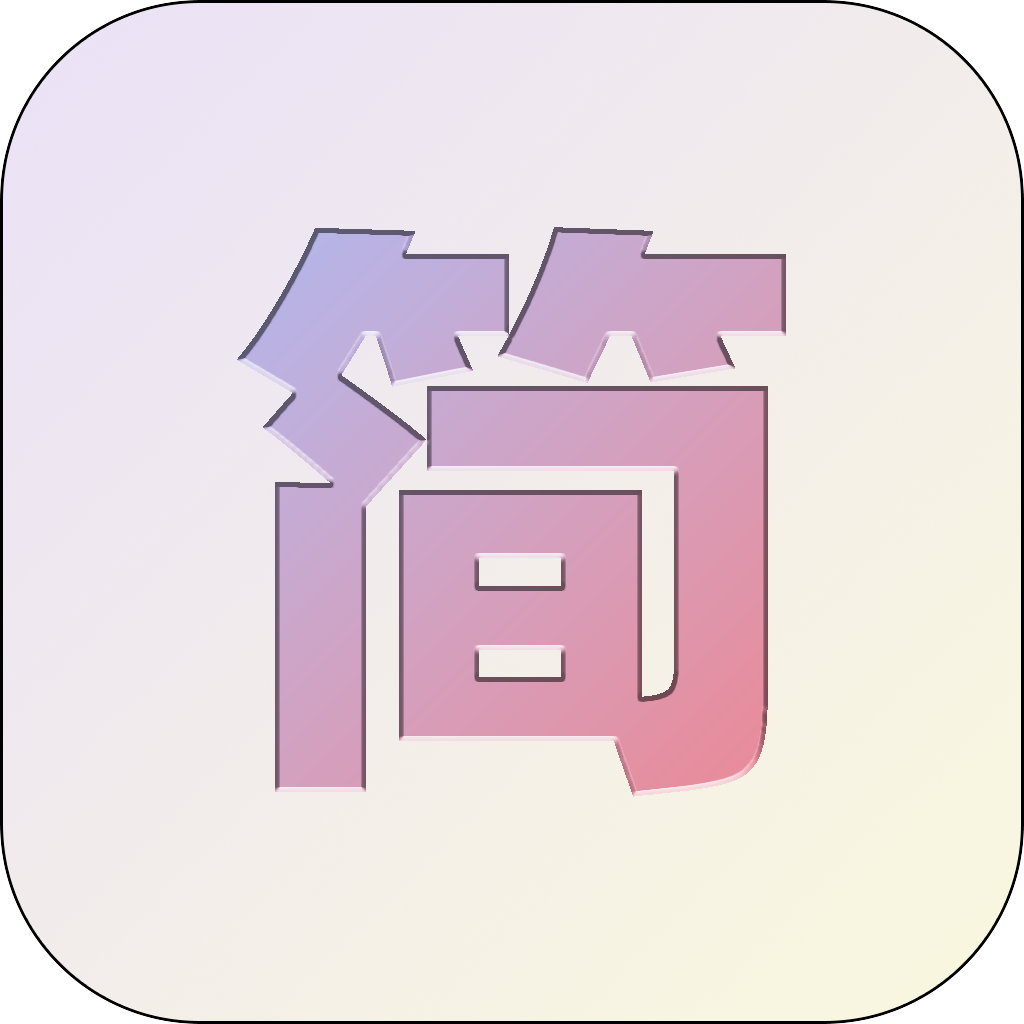
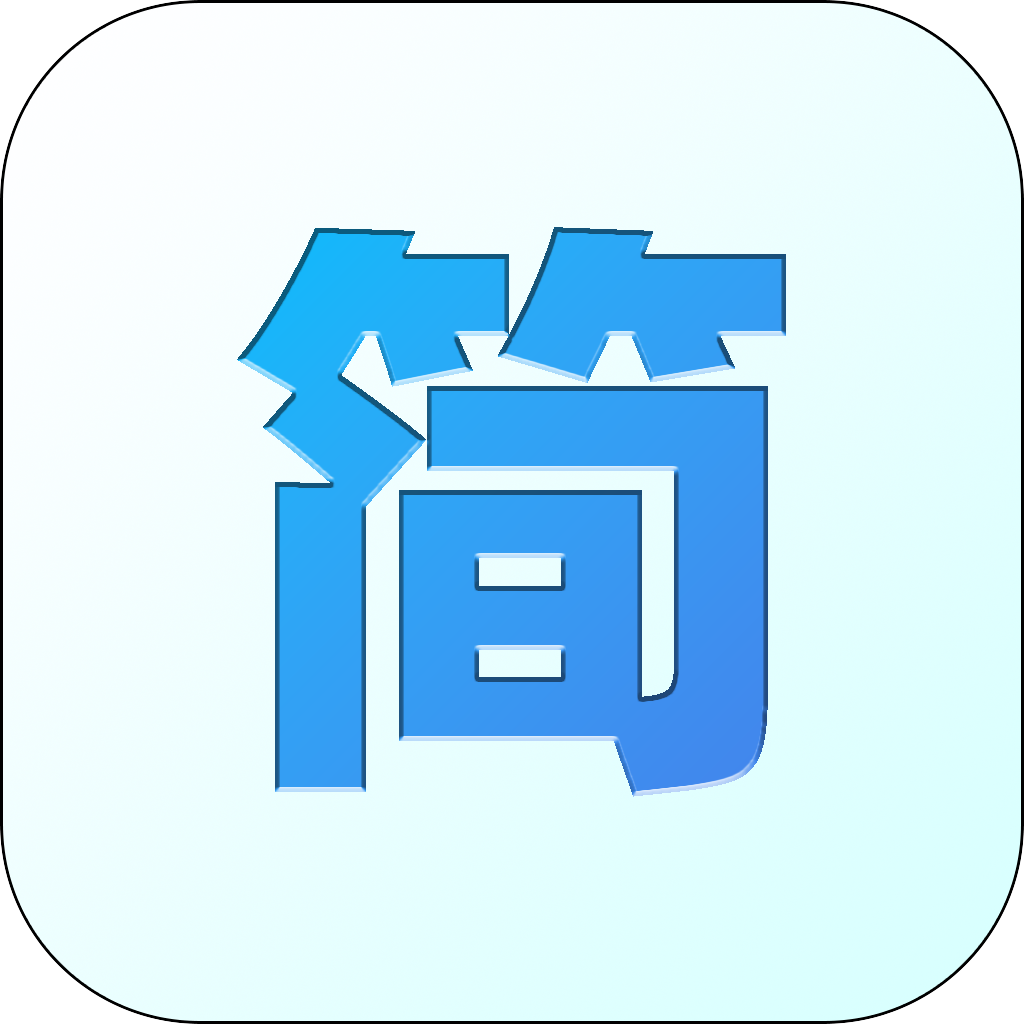
Comparing the layer stacks of the two 1024×1024 images. Changes:
added group "border" with 3 layers over (3, 3, 1021, 1021)
moved "图层 1" into group "border", painted on it over (3, 3, 1021, 1021)
moved "矩形 1" (2nd of 2, in "border") into group "border" over (3, 3, 1021, 1021)